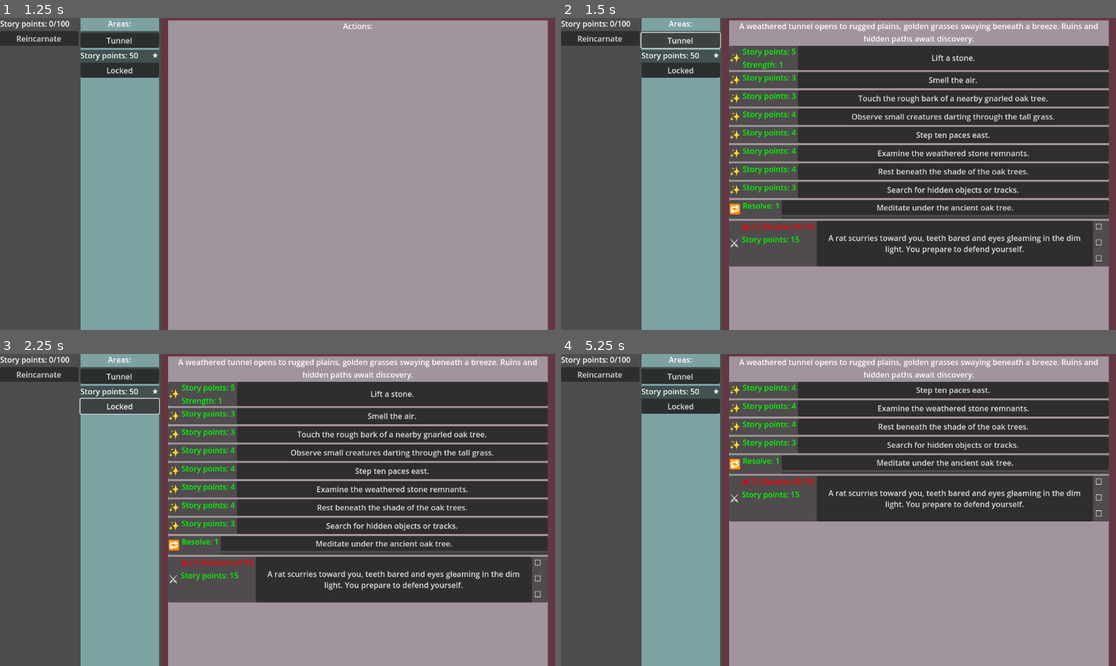
Above: before the commit, frames 1-4 (two rows, left to right).
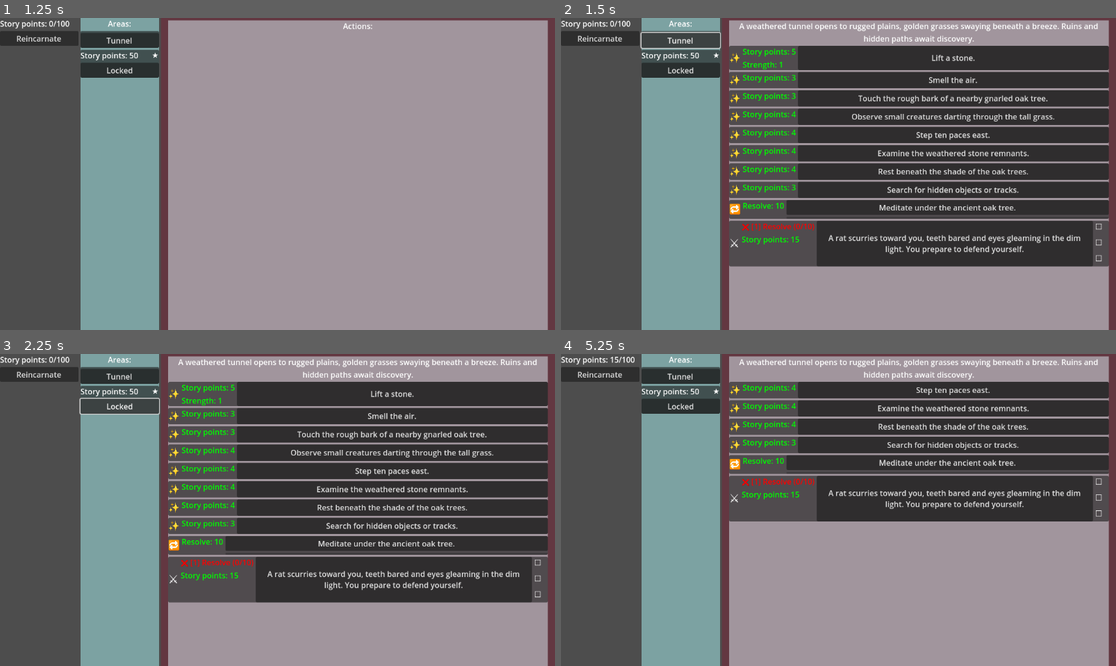
Above: after the commit, the same moments.

Repository: snipercup/Incremental-Chronicles
Game: Godot game, scene res://Scenes/main_menu.tscn
Same seed, same stepped clock (60 frames per second), same inputs: the game is played once before the commit and once after it.
Inputs:
- Up to frame 1 (1.25 s): click "Start Game" at 0.5 s
- Up to frame 2 (1.5 s): click "Tunnel" at 1.25 s
- Up to frame 3 (2.25 s): click "Locked" at 2 s
- Up to frame 4 (5.25 s): click "Lift a stone." at 2.75 s; click "Smell the air." at 3.5 s; click "Touch the rough bark of a nea…" at 4.25 s; click "Observe small creatures darti…" at 5 s

Frame 1 is identical in both runs. In frame 2, 0.3% of the frame differs, in the area x 39-82%, y 58-64%; in frame 3, 0.3%; in frame 4, 0.4%, in the area x 8-82%, y 0-38%.
Error before the commit: Invalid access to property or key 'resources' on a base object of type 'Label (resource_manager.gd)'. (res://Scripts/storyarea/area_list_ui.gd:54)

Commit message:
Rewire signals for area

Diff:
--- a/Area_data/0001_tunnel_area.json
+++ b/Area_data/0001_tunnel_area.json
@@ -63,7 +63,7 @@
 	  "action_type": "loop",
 	  "cooldown": 2.0,
 	  "rewards": {
-		"Resolve": 1.0
+		"Resolve": 10.0
 	  },
 	  "story_text": "Meditate under the ancient oak tree."
 	},
--- a/Area_data/0002_road_area.json
+++ b/Area_data/0002_road_area.json
@@ -5,35 +5,35 @@
 	{
 	  "action_type": "free",
 	  "rewards": {
-		"Story Point": 5.0
+		"Story points": 5.0
 	  },
 	  "story_text": "Walk along the road."
 	},
 	{
 	  "action_type": "free",
 	  "rewards": {
-		"Story Point": 5.0
+		"Story points": 5.0
 	  },
 	  "story_text": "Avoid a pothole."
 	},
 	{
 	  "action_type": "free",
 	  "rewards": {
-		"Story Point": 5.0
+		"Story points": 5.0
 	  },
 	  "story_text": "Observe the side of the road."
 	},
 	{
 	  "action_type": "free",
 	  "rewards": {
-		"Story Point": 5.0
+		"Story points": 5.0
 	  },
 	  "story_text": "Enjoy the weather."
 	},
 	{
 	  "action_type": "free",
 	  "rewards": {
-		"Story Point": 5.0
+		"Story points": 5.0
 	  },
 	  "story_text": "Look ahead toward the horizon."
 	},
@@ -42,7 +42,7 @@
 	  "cooldown": 2.0,
 	  "max_loops": 10.0,
 	  "hidden_rewards": {
-		"Miles": 1.0
+		"Miles": 10.0
 	  },
 	  "story_text": "Keep walking down the road."
 	},
@@ -55,7 +55,7 @@
 		"village_access": 1.0
 	  },
 	  "rewards": {
-		"Story Point": 25.0
+		"Story points": 25.0
 	  },
 	  "story_text": "A village appears in the distance — small homes and the sound of voices greet you. You've reached the end of the road."
 	}
--- a/Area_data/0003_village_area.json
+++ b/Area_data/0003_village_area.json
@@ -5,42 +5,42 @@
 	{
 	  "action_type": "free",
 	  "rewards": {
-		"Story Point": 2.0
+		"Story points": 2.0
 	  },
 	  "story_text": "Look around the village square."
 	},
 	{
 	  "action_type": "free",
 	  "rewards": {
-		"Story Point": 2.0
+		"Story points": 2.0
 	  },
 	  "story_text": "Rest by the central fountain."
 	},
 	{
 	  "action_type": "free",
 	  "rewards": {
-		"Story Point": 2.0
+		"Story points": 2.0
 	  },
 	  "story_text": "Watch children chasing chickens."
 	},
 	{
 	  "action_type": "free",
 	  "rewards": {
-		"Story Point": 2.0
+		"Story points": 2.0
 	  },
 	  "story_text": "Visit the small market and browse simple wares."
 	},
 	{
 	  "action_type": "free",
 	  "rewards": {
-		"Story Point": 2.0
+		"Story points": 2.0
 	  },
 	  "story_text": "Smell stew simmering from a nearby home."
 	},
 	{
 	  "action_type": "free",
 	  "rewards": {
-		"Story Point": 1.0
+		"Story points": 1.0
 	  },
 	  "hidden_rewards": {
 		"npc_intro_1": 1.0
@@ -53,7 +53,7 @@
 		"npc_intro_1": 1.0
 	  },
 	  "rewards": {
-		"Story Point": 1.0
+		"Story points": 1.0
 	  },
 	  "hidden_rewards": {
 		"npc_intro_2": 1.0
@@ -66,7 +66,7 @@
 		"npc_intro_2": 1.0
 	  },
 	  "rewards": {
-		"Story Point": 1.0
+		"Story points": 1.0
 	  },
 	  "hidden_rewards": {
 		"npc_intro_3": 1.0
@@ -79,7 +79,7 @@
 		"npc_intro_3": 1.0
 	  },
 	  "rewards": {
-		"Story Point": 1.0
+		"Story points": 1.0
 	  },
 	  "hidden_rewards": {
 		"npc_quest_active": 1.0
@@ -92,7 +92,7 @@
 		"npc_quest_active": 1.0
 	  },
 	  "rewards": {
-		"Story Point": 3.0
+		"Story points": 3.0
 	  },
 	  "hidden_rewards": {
 		"grove_access": 1.0
@@ -102,28 +102,28 @@
 	{
 	  "action_type": "free",
 	  "rewards": {
-		"Story Point": 2.0
+		"Story points": 2.0
 	  },
 	  "story_text": "Talk to the old blacksmith sharpening a blade."
 	},
 	{
 	  "action_type": "free",
 	  "rewards": {
-		"Story Point": 2.0
+		"Story points": 2.0
 	  },
 	  "story_text": "Pet a friendly village dog."
 	},
 	{
 	  "action_type": "free",
 	  "rewards": {
-		"Story Point": 2.0
+		"Story points": 2.0
 	  },
 	  "story_text": "Read the weathered notice board near the inn."
 	},
 	{
 	  "action_type": "free",
 	  "rewards": {
-		"Story Point": 2.0
+		"Story points": 2.0
 	  },
 	  "story_text": "Peek inside the chapel — old and still, candles flickering inside."
 	},
@@ -133,7 +133,7 @@
 		"grove_report_complete": 1.0
 	  },
 	  "rewards": {
-		"Story Point": 5.0
+		"Story points": 5.0
 	  },
 	  "story_text": "The villager listens in silence. So he’s gone then... Thank you. He deserved peace."
 	},
@@ -143,7 +143,7 @@
 		"temple_intro_1": 1.0
 	  },
 	  "rewards": {
-		"Story Point": 1.0
+		"Story points": 1.0
 	  },
 	  "hidden_rewards": {
 		"temple_intro_2": 1.0
@@ -156,7 +156,7 @@
 		"temple_intro_2": 1.0
 	  },
 	  "rewards": {
-		"Story Point": 1.0
+		"Story points": 1.0
 	  },
 	  "hidden_rewards": {
 		"temple_access": 1.0
@@ -169,7 +169,7 @@
 		"reincarnation_ready": 1.0
 	  },
 	  "rewards": {
-		"Story Point": 1.0
+		"Story points": 1.0
 	  },
 	  "hidden_rewards": {
 		"chapel_search": 1.0
@@ -182,7 +182,7 @@
 		"chapel_search": 1.0
 	  },
 	  "rewards": {
-		"Story Point": 1.0,
+		"Story points": 1.0,
 		"Soul Vessel": 1.0
 	  },
 	  "hidden_rewards": {
--- a/Scripts/resource_manager.gd
+++ b/Scripts/resource_manager.gd
@@ -16,6 +16,7 @@
 	visible_resources.resources_updated.connect(_on_visible_resources_updated)
 	hidden_resources.resources_updated.connect(_on_hidden_resources_updated)
 	SignalBroker.action_rewarded.connect(_on_action_rewarded)
+	SignalBroker.area_pressed.connect(_on_area_pressed)
 
 func _on_action_rewarded(myaction: StoryAction):
 	for key in myaction.get_rewards().keys():
@@ -23,14 +24,15 @@
 	for key in myaction.get_hidden_rewards().keys():
 		hidden_resources.add(key, myaction.get_hidden_rewards()[key])
 
-func _on_visible_resources_updated(store: ResourceStore) -> void:
+func _on_visible_resources_updated(_store: ResourceStore) -> void:
+	SignalBroker.resources_updated.emit(self)
 	_update_display()
 
-func _on_hidden_resources_updated(store: ResourceStore) -> void:
+func _on_hidden_resources_updated(_store: ResourceStore) -> void:
 	SignalBroker.hidden_resources_updated.emit(self)
 
 func _update_display() -> void:
-	var story_points = visible_resources.get_value("Story Point")
+	var story_points = visible_resources.get_value("Story points")
 	text = "Story points: %d/100" % int(story_points)
 	_update_tooltip()
 
@@ -49,7 +51,7 @@
 			break
 	tooltip_text = "\n".join(list)
 
-# Wrapper methods to match existing API
+# Returns the value of the resource by name
 func get_resource(resource_name: String) -> float:
 	return visible_resources.get_value(resource_name)
 
@@ -72,9 +74,12 @@
 func is_at_capacity(resource_name: String) -> bool:
 	return visible_resources.is_at_capacity(resource_name)
 
-func are_all_at_capacity(requirements: Dictionary) -> bool:
-	return visible_resources.are_all_at_capacity(requirements)
+# Returns true if all resources in requirements are at capacity
+# If a resource has no capacity limit, this function will always return false
+func are_all_at_capacity(myresources: Dictionary) -> bool:
+	return visible_resources.are_all_at_capacity(myresources)
 
+# Loads the resource caps from the json file
 func _load_resource_caps() -> void:
 	var file = FileAccess.open("res://JSON/resource_caps.json", FileAccess.READ)
 	if file:
@@ -86,3 +91,14 @@
 			print_debug("Failed to parse resource_caps.json")
 	else:
 		print_debug("Failed to load resource_caps.json")
+
+# When an area has been pressed, try to unlock it if it is locked
+func _on_area_pressed(myarea: StoryArea) -> void:
+	if not myarea.get_state() == StoryArea.State.LOCKED:
+		return
+	var requirements: Dictionary = myarea.get_requirements()
+	if not has_required_resources(requirements):
+		print_debug("Tried to unlock an area, but not enough resources")
+		return
+	if consume_resources(requirements):
+		myarea.unlock()
--- a/Scripts/resource_store.gd
+++ b/Scripts/resource_store.gd
@@ -4,8 +4,8 @@
 
 signal resources_updated(store: ResourceStore)
 
-var resources: Dictionary = {}
-var caps: Dictionary = {}
+var resources: Dictionary = {} # Keep track of each resource amount by using name and value
+var caps: Dictionary = {} # Base capacity per resource
 var respect_caps: bool = false
 
 # Optional: provide caps if needed
@@ -44,12 +44,14 @@
 func get_value(key: String) -> float:
 	return resources.get(key, 0.0)
 
+# Returns true if the resources contain enough of each to fulfill the requirements
 func has_all(requirements: Dictionary) -> bool:
 	for key in requirements.keys():
 		if get_value(key) < requirements[key]:
 			return false
 	return true
 
+# Subtracts all the requirments from the resources and returns true on success
 func consume(requirements: Dictionary) -> bool:
 	if not has_all(requirements):
 		return false
@@ -58,7 +60,7 @@
 		resources[key] = max(resources.get(key, 0.0) - requirements[key], 0.0)
 
 	prune_zeros()
-	emit_signal("resources_updated", self)
+	resources_updated.emit(self)
 	return true
 
 # Check if all resources in the provided dictionary are at capacity
--- a/Scripts/signal_broker.gd
+++ b/Scripts/signal_broker.gd
@@ -24,6 +24,14 @@
 @warning_ignore("unused_signal")
 signal area_removed(myarea: StoryArea)
 
+# Signal to emit when the area button is pressed
+@warning_ignore("unused_signal")
+signal area_pressed(myarea: StoryArea)
+
+# Signal to emit when the area is unlocked
+@warning_ignore("unused_signal")
+signal area_unlocked(myarea: StoryArea)
+
 # Signal to emit when visibility changes
 @warning_ignore("unused_signal")
 signal area_visibility_changed(area: StoryArea)
--- a/Scripts/storyarea/area_list_ui.gd
+++ b/Scripts/storyarea/area_list_ui.gd
@@ -14,6 +14,8 @@
 
 func _ready() -> void:
 	SignalBroker.area_removed.connect(_on_area_removed)
+	SignalBroker.area_pressed.connect(_on_area_pressed)
+	SignalBroker.area_unlocked.connect(_on_area_unlocked)
 	SignalBroker.area_visibility_changed.connect(_on_area_visibility_changed)
 
 	# Set the first area in the list if available
@@ -43,20 +45,18 @@
 		var area_ui = story_area_ui_scene.instantiate()
 		if area_ui.has_method("set_story_area"):
 			area_ui.set_story_area(area)
-		if area_ui.has_signal("area_pressed"):
-			area_ui.area_pressed.connect(_on_area_pressed)
 		add_child(area_ui)
 
 # Handle area pressed signal
-func _on_area_pressed(control: Control) -> void:
-	var myarea: StoryArea = control.story_area
+func _on_area_pressed(myarea: StoryArea) -> void:
 	if myarea.get_state() == StoryArea.State.LOCKED:
-		if not myarea.unlock_with_resources(resource_manager.resources):
-			print("Tried to unlock area, but not enough resources")
-			return
-		else:
-			_refresh_area_list()
-	action_list.set_area(control.get_area())
+		return
+	action_list.set_area(myarea)
+
+# Handle area unlocked signal
+func _on_area_unlocked(myarea: StoryArea) -> void:
+	_refresh_area_list()
+	action_list.set_area(myarea)
 
 # Calculate the tier based on story points
 func _calculate_tier() -> int:
--- a/Scripts/storyarea/story_area.gd
+++ b/Scripts/storyarea/story_area.gd
@@ -45,9 +45,8 @@
 # Signal to emit when a new action is added
 @warning_ignore("unused_signal")
 signal action_added(myarea: StoryArea)
-signal unlocked(myarea: StoryArea)
-
-# Replace single story point requirement with a dictionary
+
+# The requirements to unlock this area
 var requirements: Dictionary = {} : set = set_requirements, get = get_requirements
 
 # Initialize from a dictionary
@@ -119,19 +118,14 @@
 	return requirements
 
 # Function to unlock the area if enough resources are provided
-func unlock_with_resources(resources: Dictionary) -> bool:
+func unlock() -> bool:
 	if state == State.UNLOCKED:
 		return false
-
-	# Check if all requirements are met
-	for key in requirements.keys():
-		if resources.get(key, 0) < requirements[key]:
-			return false
 
 	# If all requirements are met, unlock the area
 	state = State.UNLOCKED
 	requirements.clear()
-	unlocked.emit(self)
+	SignalBroker.area_unlocked.emit(self)
 	return true
 
 # Update the get_properties function to include the new requirements dictionary
--- a/Scripts/storyarea/story_area_ui.gd
+++ b/Scripts/storyarea/story_area_ui.gd
@@ -8,10 +8,6 @@
 @export var stars_label: Label = null
 @export var area_button: Button = null
 var story_area: StoryArea
-
-# Signal to emit when the area button is pressed
-signal area_pressed(control: Control)
-
 
 # Handle area button press
 func _ready():
@@ -64,7 +60,7 @@
 
 func _on_area_button_pressed() -> void:
 	# Emit the signal, passing this control as a parameter
-	area_pressed.emit(self)
+	SignalBroker.area_pressed.emit(story_area)
 
 func get_area_actions() -> Array[StoryAction]:
 	return story_area.get_story_actions()
